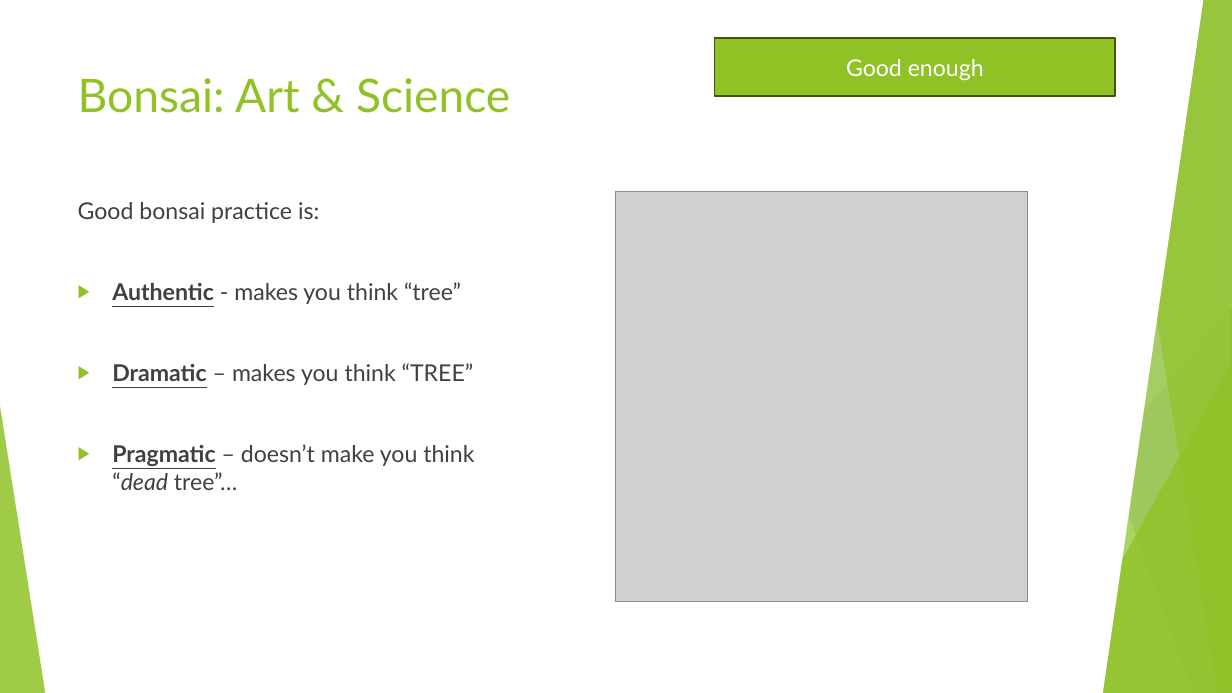
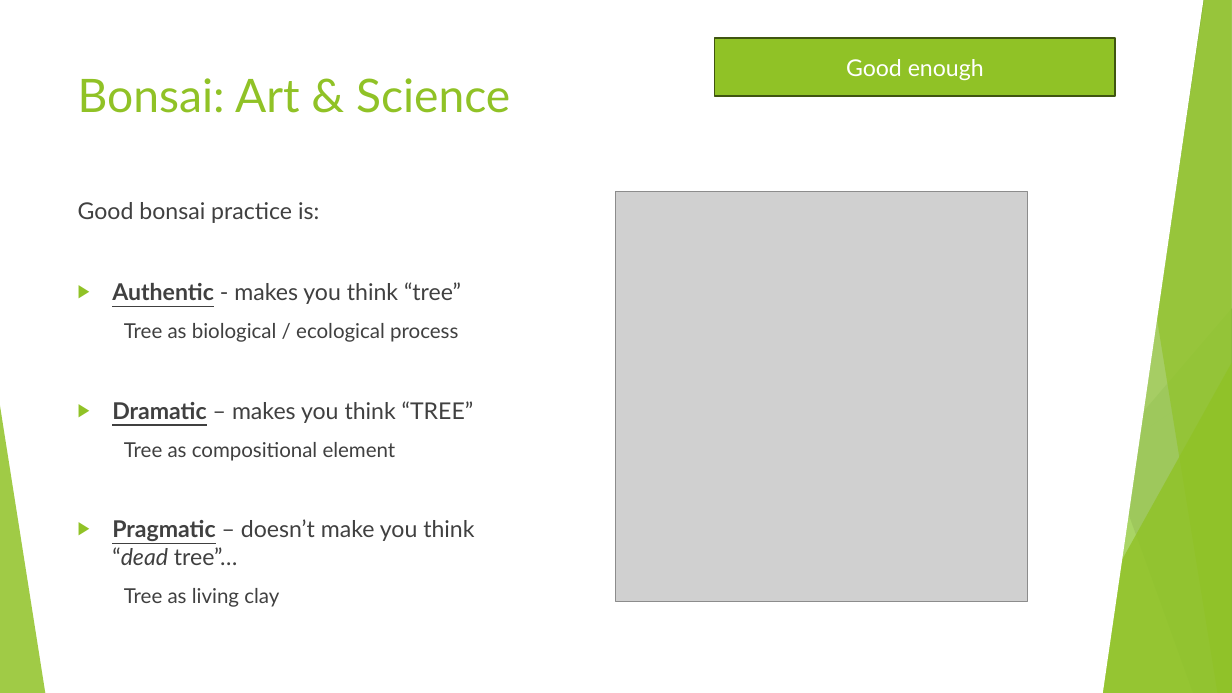
Before and after one commit to AlexLabram/Bonsai, a slide deck: slide 5 of Courseware/Bonsai On A Budget (running).pptx. Drawn at 1232x693 pixels with LibreOffice and Linux fonts; fonts in the diff are those of the drawing; grey boxes stand for pictures. Boxes give left, top, right and bottom in pixels: in the first picture for what was removed or moved away, otherwise in the second. Text is boxed around its words. In the diff, an @@ line names an element or a change of style, - is before the commit and + after.

Commit message:
Added "tree as: biological process; compositional element; living clay" wording to "Art & Science" slide.

```diff
--- a/Courseware/Bonsai On A Budget (running).pptx
+++ b/Courseware/Bonsai On A Budget (running).pptx
@@ text at <box>124,323,458,342</box>: paragraph added @@
+  Tree as biological / ecological process
@@ text at <box>124,442,396,461</box>: paragraph added @@
+  Tree as compositional element
@@ text at <box>124,588,279,607</box>: paragraph added @@
+  Tree as living clay
```
